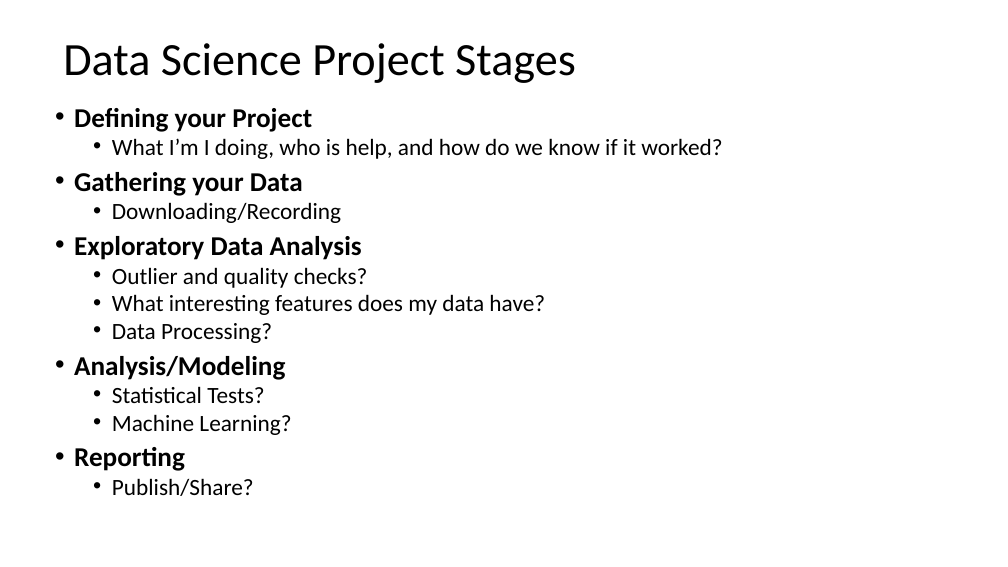
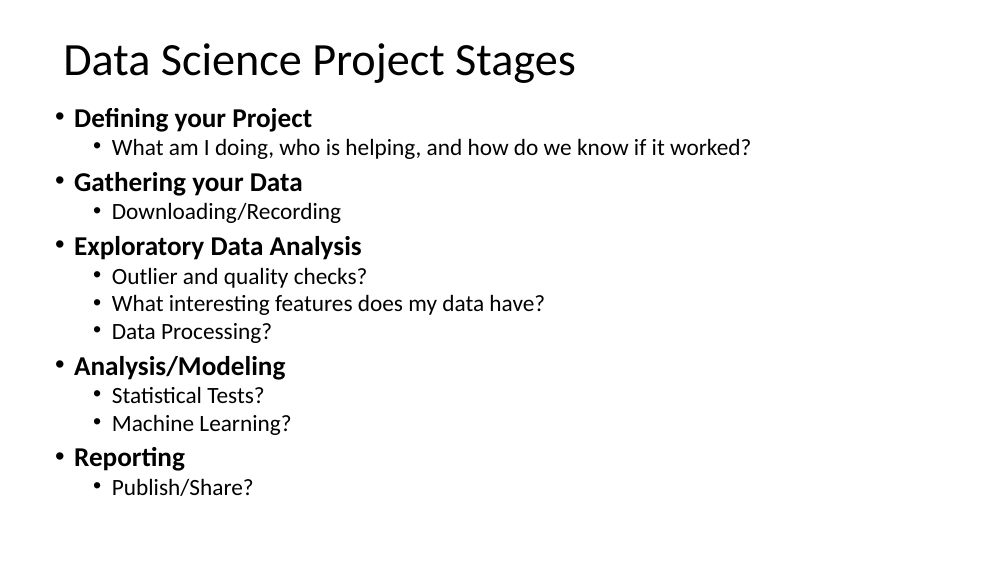
Before and after one commit to UO-Data-Science/NetNeuro2024, a slide deck: slide 3 of docs/slides/Good_Data_Practices.pptx. Drawn at 1008x567 pixels with LibreOffice and Linux fonts; fonts in the diff are those of the drawing. Boxes give left, top, right and bottom in pixels: in the first picture for what was removed or moved away, otherwise in the second. Text is boxed around its words. In the diff, an @@ line names an element or a change of style, - is before the commit and + after.

```diff
--- a/docs/slides/Good_Data_Practices.pptx
+++ b/docs/slides/Good_Data_Practices.pptx
@@ text at (112, 138, 751, 159): text changed @@
-  • What I’m I doing, who is help, and how do we know if it worked?
+  • What am I doing, who is helping, and how do we know if it worked?
```
Also in this commit, not shown: 12 other slides changed, 1 slide added.
